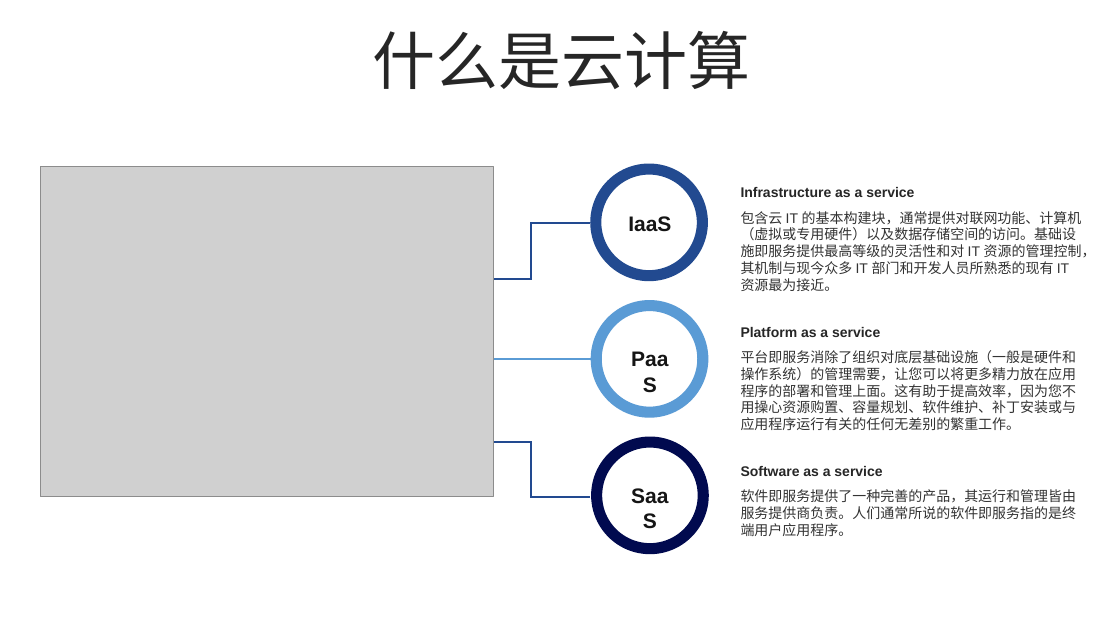
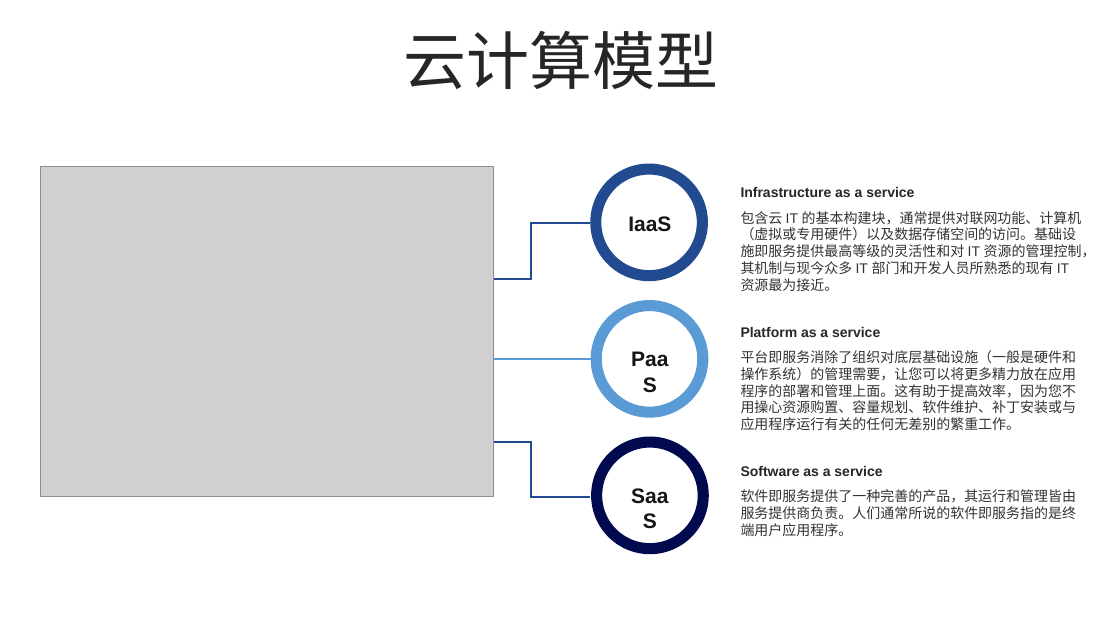
Before and after one commit to dvbb/ProjectAndTestModule, a slide deck: slide 3 of docs/AZ-900.pptx. Drawn at 1120x630 pixels with LibreOffice and Linux fonts; fonts in the diff are those of the drawing; grey boxes stand for pictures. Boxes give left, top, right and bottom in pixels: in the first picture for what was removed or moved away, otherwise in the second. Text is boxed around its words. In the diff, an @@ line names an element or a change of style, - is before the commit and + after.

```diff
--- a/docs/AZ-900.pptx
+++ b/docs/AZ-900.pptx
@@ text at [404, 31, 719, 89]: text changed @@
-什么是云计算
+云计算模型
```
Also in this commit, not shown: 2 other slides changed.
